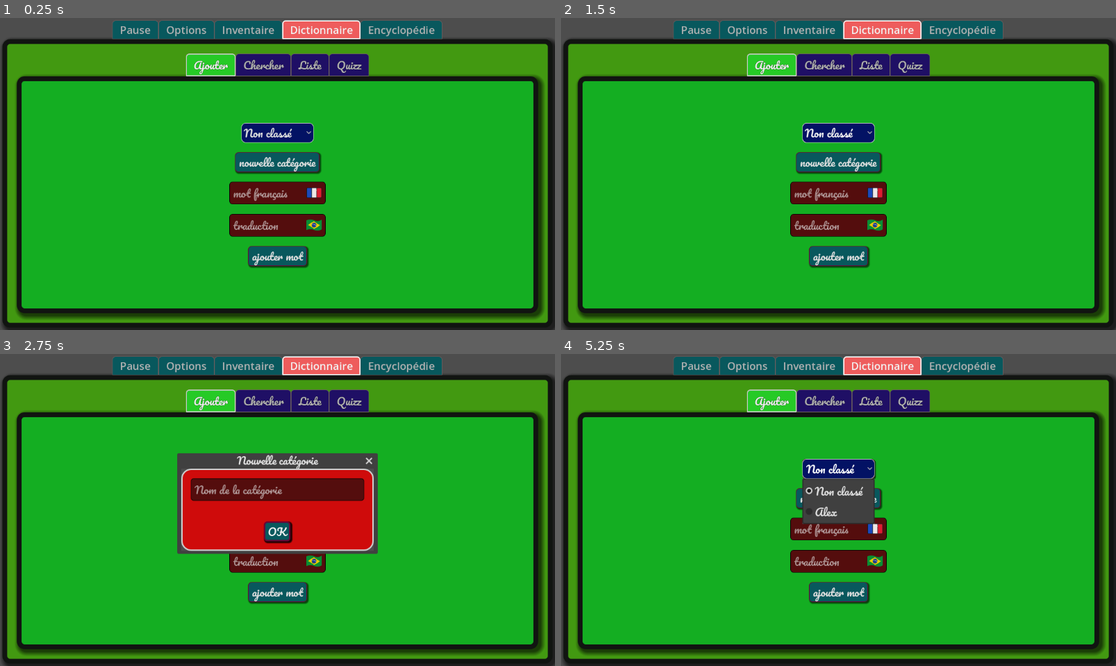
Above: before the commit, frames 1-4 (two rows, left to right).
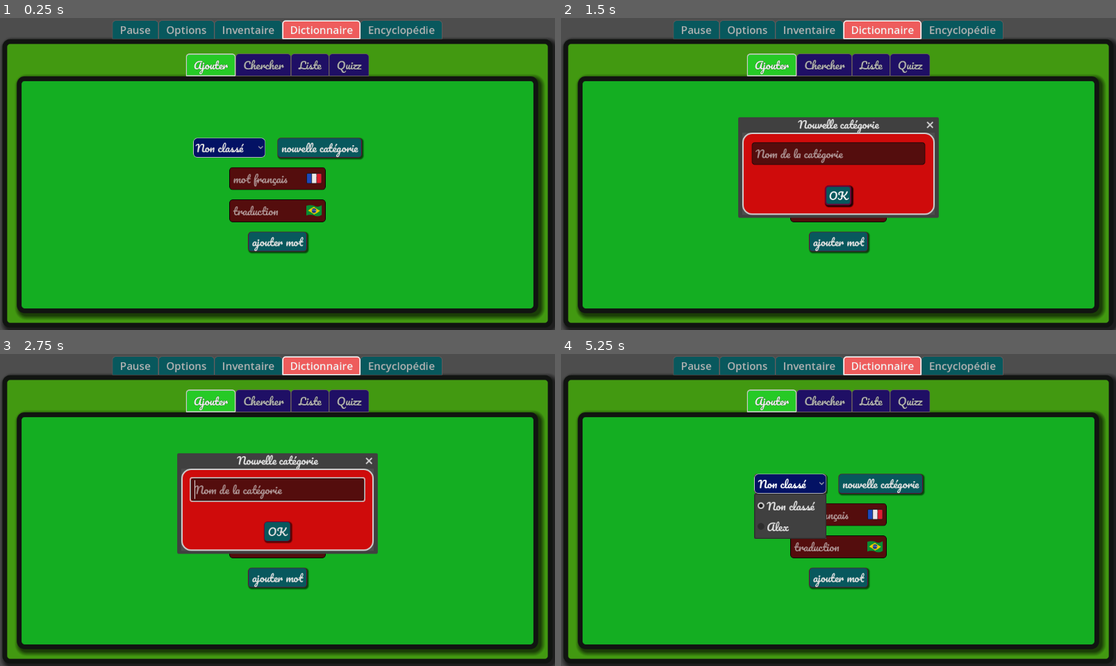
Above: after the commit, the same moments.

Repository: Pascal-Casier/dicoFrench
Game: Godot game, scene res://inventorySystem/inventaire.tscn
The game is run twice, just before and just after one commit, with the same random seed, the same clock (stepped at 60 frames per second) and the same inputs. The project has no main scene, so this scene is started directly.
Inputs (mouse positions are in pixels of both pictures, inside the frame that each line leads up to):
- Up to frame 1 (0.25 s): no input
- Up to frame 2 (1.5 s): click "Non classé" at 0.5 s; click "nouvelle catégorie" at 1.25 s
- Up to frame 3 (2.75 s): click "nouvelle catégorie" at 2 s
- Up to frame 4 (5.25 s): click (838, 488) at 2.77 s; type "Alex" at 2.85 s; click "OK" at 3.5 s; click "ajouter mot" at 4.25 s; click "Non classé" at 5 s

The runs differ from the first frame. In frame 1, 6.9% of the frame differs, in the area x 34-66%, y 33-81%; in frame 2, 14%, in the area x 31-69%, y 31-81%; in frame 3, 2.3%; in frame 4, 8.0%.

Commit message:
ajouté mots via chatgpt

Diff:
--- a/inventorySystem/inventaire.tscn
+++ b/inventorySystem/inventaire.tscn
@@ -290,13 +290,18 @@
 theme_override_constants/separation = 20
 alignment = 1
 
-[node name="CategoryOption" type="OptionButton" parent="Control/MarginContainer/TabContainer/Dictionnaire/TabContainer/Ajouter"]
+[node name="HBoxContainer" type="HBoxContainer" parent="Control/MarginContainer/TabContainer/Dictionnaire/TabContainer/Ajouter"]
+layout_mode = 2
+theme_override_constants/separation = 25
+alignment = 1
+
+[node name="CategoryOption" type="OptionButton" parent="Control/MarginContainer/TabContainer/Dictionnaire/TabContainer/Ajouter/HBoxContainer"]
 unique_name_in_owner = true
 custom_minimum_size = Vector2(150, 25)
 layout_mode = 2
 size_flags_horizontal = 4
 
-[node name="NewCategoryButton" type="Button" parent="Control/MarginContainer/TabContainer/Dictionnaire/TabContainer/Ajouter"]
+[node name="NewCategoryButton" type="Button" parent="Control/MarginContainer/TabContainer/Dictionnaire/TabContainer/Ajouter/HBoxContainer"]
 unique_name_in_owner = true
 layout_mode = 2
 size_flags_horizontal = 4
